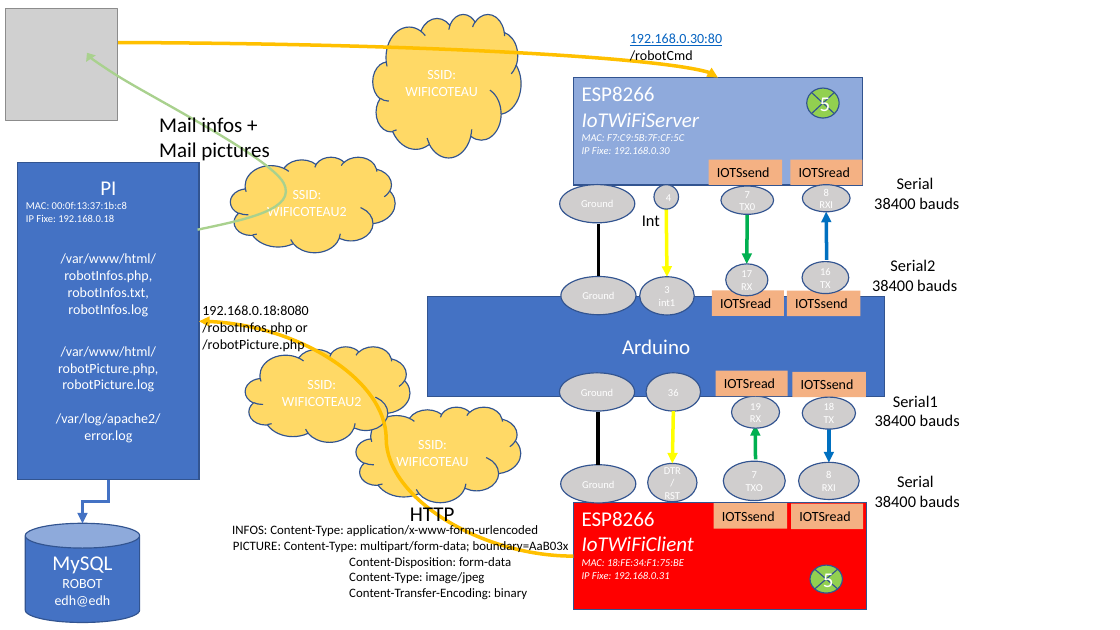
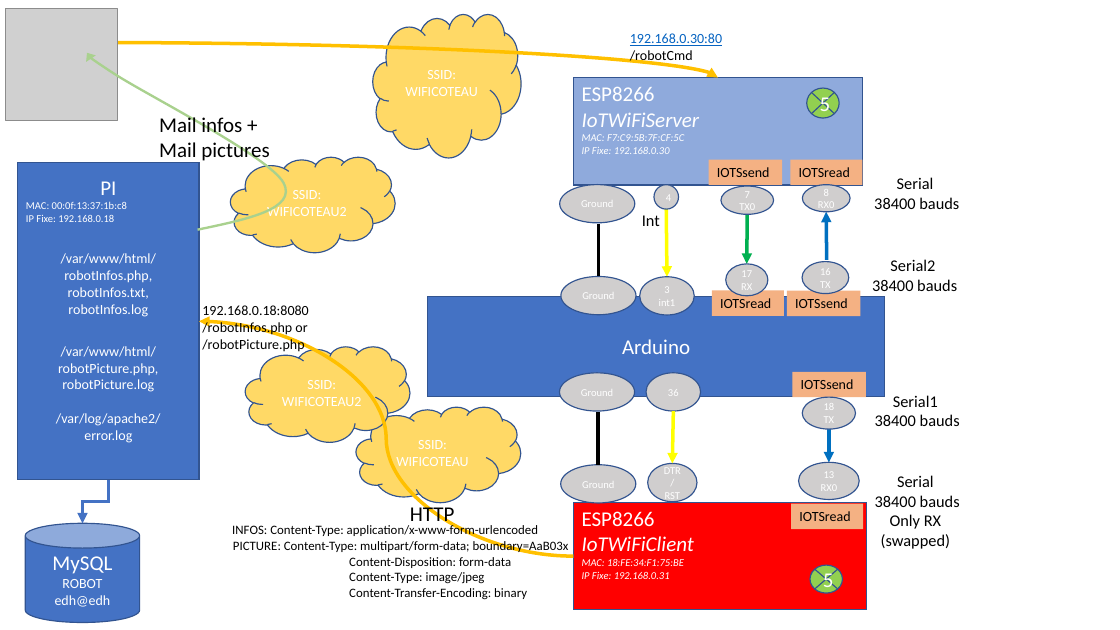
Before and after one commit to RobotEdh/RobotMicroControl, a slide deck: slide 1 of libraries/Diagramm Robot v2.pptx. Drawn at 1120x630 pixels with LibreOffice and Linux fonts; fonts in the diff are those of the drawing; grey boxes stand for pictures. Boxes give left, top, right and bottom in pixels: in the first picture for what was removed or moved away, otherwise in the second. Text is boxed around its words. In the diff, an @@ line names an element or a change of style, - is before the commit and + after.

```diff
--- a/libraries/Diagramm Robot v2.pptx
+++ b/libraries/Diagramm Robot v2.pptx
@@ text in ellipse at bbox=[818, 203, 834, 212]: text changed @@
-RXI
+RX0
@@ rectangle removed at bbox=[716, 371, 788, 396] @@
-IOTSread
@@ ellipse removed at bbox=[732, 397, 780, 429] @@
-19
-RX
@@ arrow removed from (755, 460) to (755, 425) @@
@@ ellipse removed at bbox=[723, 461, 786, 501] @@
-7
-TXO
@@ text in ellipse at bbox=[821, 472, 837, 490]: text changed @@
-8
-RXI
+13
+RX0
@@ rectangle removed at bbox=[714, 503, 788, 528] @@
-IOTSsend
@@ text at bbox=[881, 514, 950, 549]: paragraphs added @@
+Only RX
+(swapped)
```
Also in this commit, not shown: 2 other slides changed, 8 other files.
